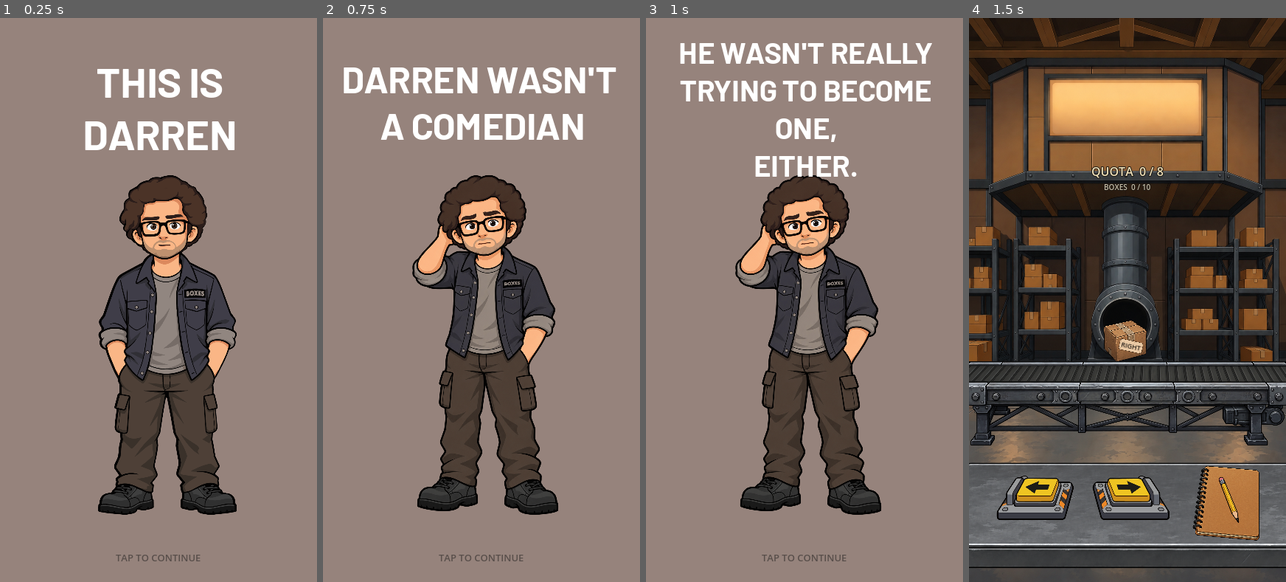
Above: before the commit, frames 1-4 (left to right).
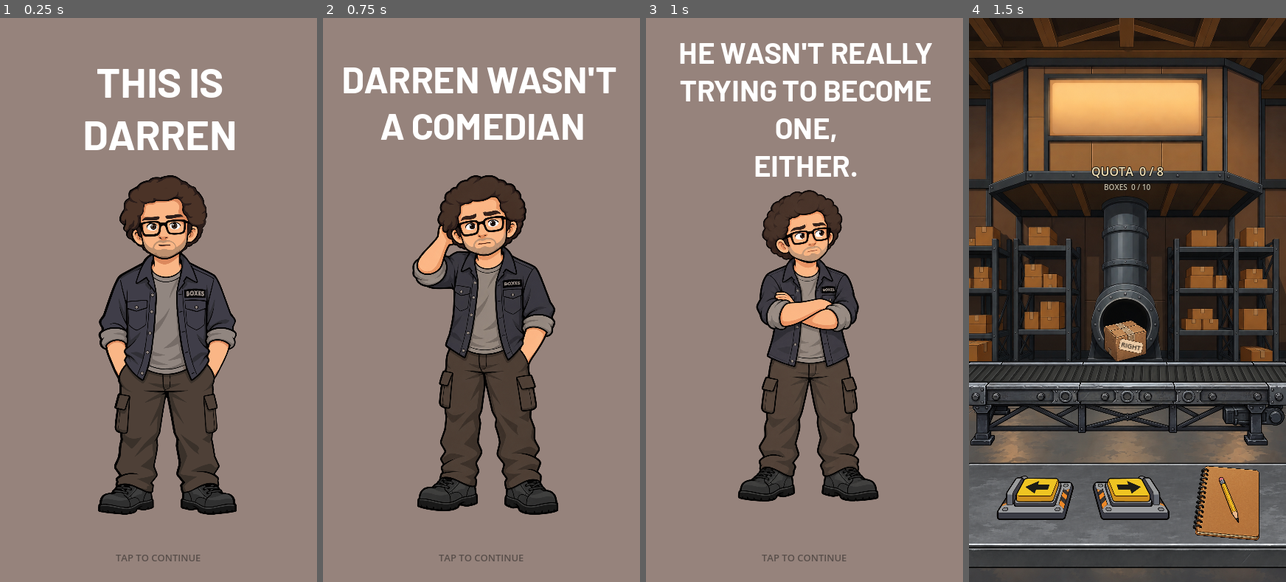
Above: after the commit, the same moments.

Repository: patrickcallahancomedy/comedian
Game: Godot game, scene res://scenes/story/story_sequence.tscn
Same seed, same stepped clock (60 frames per second), same inputs: the game is played once before the commit and once after it.
Inputs (mouse positions are in pixels of both pictures, inside the frame that each line leads up to):
- Up to frame 1 (0.25 s): no input
- Up to frame 2 (0.75 s): tap Enter (ui_accept) at 0.5 s; move the mouse to (551, 271) at 0.52 s; click (551, 271) at 0.67 s
- Up to frame 3 (1 s): tap Enter (ui_accept) at 0.77 s
- Up to frame 4 (1.5 s): tap Enter (ui_accept) at 1.25 s; move the mouse to (1064, 328) at 1.27 s; click (1064, 328) at 1.42 s

Frames 1-2 are identical in both runs. In frame 3, 11% of the frame differs, in the area x 28-75%, y 27-89%; in frame 4, nothing differs.

Commit message:
Use new Darren asset on story page 3

Diff:
--- a/godot/scenes/story/pages/03_not_trying.tscn
+++ b/godot/scenes/story/pages/03_not_trying.tscn
@@ -1,7 +1,7 @@
 [gd_scene format=3]
 
 [ext_resource type="Script" uid="uid://dhinamoeomgay" path="res://scripts/story/story_page_base.gd" id="1_page"]
-[ext_resource type="Texture2D" uid="uid://blirg53b2t8yn" path="res://assets/character/darren_uncertain.png" id="2_darren"]
+[ext_resource type="Texture2D" path="res://assets/character/317A64C7-21D5-4798-B71A-1220EC08FB0C.png" id="2_darren"]
 [ext_resource type="FontFile" uid="uid://i36iwuoqk6el" path="res://assets/fonts/Barlow-Bold.ttf" id="3_font"]
 
 [node name="StoryCard" type="Control"]
